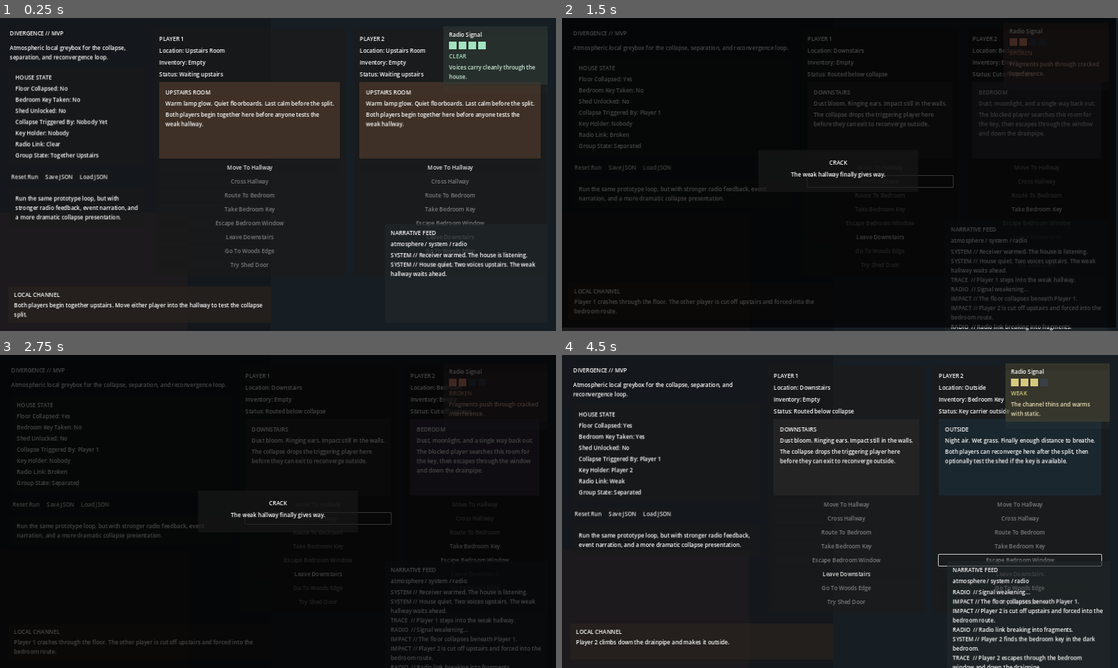
Above: before the commit, frames 1-4 (two rows, left to right).
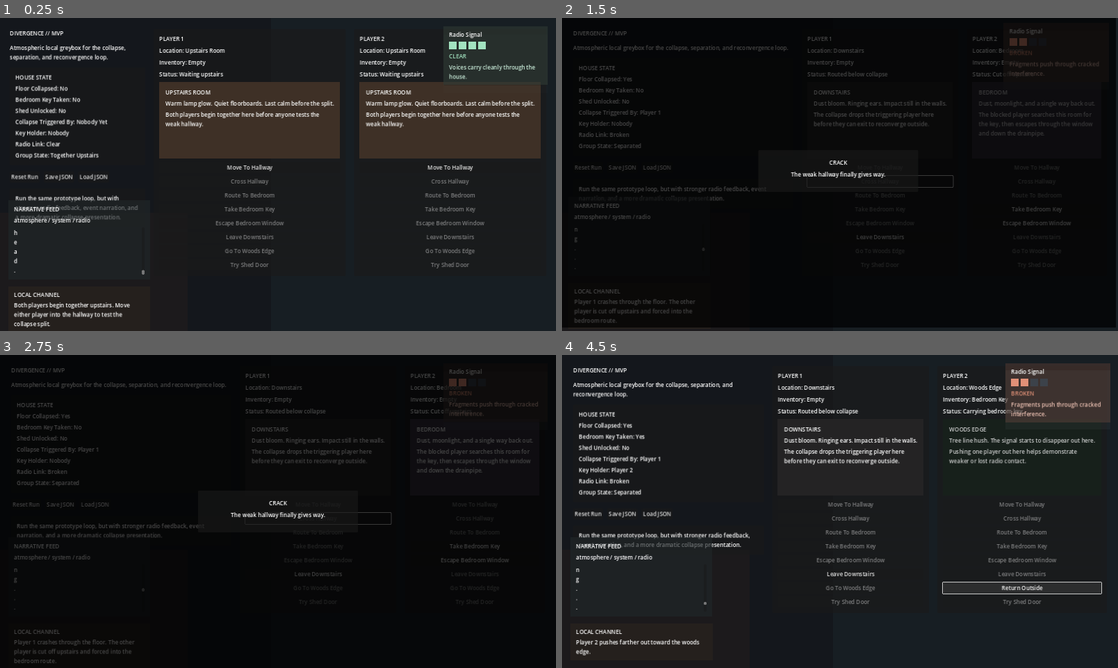
Above: after the commit, the same moments.

Repository: gazman187/DivergenceMVP
Game: Godot game, scene res://scenes/main/Main.tscn
The game is run twice, just before and just after one commit, with the same random seed, the same clock (stepped at 60 frames per second) and the same inputs.
Inputs:
- Up to frame 1 (0.25 s): no input
- Up to frame 2 (1.5 s): click "Move To Hallway" at 0.5 s; click "Cross Hallway" at 1.25 s
- Up to frame 3 (2.75 s): click "Leave Downstairs" at 2 s
- Up to frame 4 (4.5 s): click "Take Bedroom Key" at 2.75 s; click "Escape Bedroom Window" at 3.5 s; click "Go To Woods Edge" at 4.25 s

The runs differ from the first frame. In frame 1, 2.0% of the frame differs, in the area x 2-97%, y 58-99%; in frame 2, 1.7%; in frame 3, 1.6%; in frame 4, 6.9%, in the area x 2-99%, y 2-100%.

Commit message:
Fix event feed blocking player controls

Diff:
--- a/scenes/ui/EventFeed.tscn
+++ b/scenes/ui/EventFeed.tscn
@@ -1,10 +1,14 @@
 [gd_scene format=3]
 
 [node name="EventFeed" type="PanelContainer"]
-offset_left = 1108.0
-offset_top = 592.0
-offset_right = 1576.0
-offset_bottom = 876.0
+custom_minimum_size = Vector2(0, 228)
+anchor_top = 1.0
+anchor_bottom = 1.0
+offset_left = 24.0
+offset_top = -376.0
+offset_right = 432.0
+offset_bottom = -148.0
+mouse_filter = 1
 
 [node name="SignalGlow" type="ColorRect" parent="."]
 anchors_preset = 15
@@ -15,6 +19,7 @@
 offset_right = -10.0
 offset_bottom = -10.0
 color = Color(0.22, 0.33, 0.37, 0.14)
+mouse_filter = 2
 
 [node name="MarginContainer" type="MarginContainer" parent="."]
 theme_override_constants/margin_left = 16
@@ -23,15 +28,24 @@
 theme_override_constants/margin_bottom = 14
 
 [node name="VBoxContainer" type="VBoxContainer" parent="MarginContainer"]
+size_flags_vertical = 3
 theme_override_constants/separation = 8
 
 [node name="FeedTitle" type="Label" parent="MarginContainer/VBoxContainer"]
 text = "NARRATIVE FEED"
+mouse_filter = 2
 
 [node name="FeedCaption" type="Label" parent="MarginContainer/VBoxContainer"]
 text = "atmosphere / system / radio"
+mouse_filter = 2
 
-[node name="EventFeedEntries" type="Label" parent="MarginContainer/VBoxContainer"]
+[node name="FeedScroll" type="ScrollContainer" parent="MarginContainer/VBoxContainer"]
+custom_minimum_size = Vector2(0, 132)
+size_flags_vertical = 3
+horizontal_scroll_mode = 0
+
+[node name="EventFeedEntries" type="Label" parent="MarginContainer/VBoxContainer/FeedScroll"]
+size_flags_vertical = 3
 autowrap_mode = 3
-vertical_alignment = 1
 text = "SYSTEM // Waiting for movement."
+mouse_filter = 2
--- a/scenes/ui/InteractionPrompt.tscn
+++ b/scenes/ui/InteractionPrompt.tscn
@@ -1,10 +1,13 @@
 [gd_scene format=3]
 
 [node name="InteractionPrompt" type="PanelContainer"]
+anchor_top = 1.0
+anchor_bottom = 1.0
 offset_left = 24.0
-offset_top = 772.0
-offset_right = 780.0
-offset_bottom = 876.0
+offset_top = -128.0
+offset_right = 432.0
+offset_bottom = -24.0
+mouse_filter = 2
 
 [node name="SignalGlow" type="ColorRect" parent="."]
 anchors_preset = 15
@@ -15,6 +18,7 @@
 offset_right = -8.0
 offset_bottom = -8.0
 color = Color(0.45, 0.31, 0.18, 0.12)
+mouse_filter = 2
 
 [node name="MarginContainer" type="MarginContainer" parent="."]
 theme_override_constants/margin_left = 16
@@ -27,7 +31,9 @@
 
 [node name="PromptTitle" type="Label" parent="MarginContainer/VBoxContainer"]
 text = "LOCAL CHANNEL"
+mouse_filter = 2
 
 [node name="PromptText" type="Label" parent="MarginContainer/VBoxContainer"]
 autowrap_mode = 3
 text = "Placeholder interaction prompt."
+mouse_filter = 2
--- a/scenes/ui/RadioStatus.tscn
+++ b/scenes/ui/RadioStatus.tscn
@@ -1,10 +1,13 @@
 [gd_scene format=3]
 
 [node name="RadioStatus" type="PanelContainer"]
-offset_left = 1276.0
+anchor_left = 1.0
+anchor_right = 1.0
+offset_left = -324.0
 offset_top = 24.0
-offset_right = 1576.0
+offset_right = -24.0
 offset_bottom = 174.0
+mouse_filter = 2
 
 [node name="SignalGlow" type="ColorRect" parent="."]
 anchors_preset = 15
@@ -15,6 +18,7 @@
 offset_right = -8.0
 offset_bottom = -8.0
 color = Color(0.35, 0.54, 0.44, 0.1)
+mouse_filter = 2
 
 [node name="MarginContainer" type="MarginContainer" parent="."]
 theme_override_constants/margin_left = 16
@@ -27,32 +31,40 @@
 
 [node name="StatusTitle" type="Label" parent="MarginContainer/VBoxContainer"]
 text = "Radio Signal"
+mouse_filter = 2
 
 [node name="BarRow" type="HBoxContainer" parent="MarginContainer/VBoxContainer"]
 theme_override_constants/separation = 6
+mouse_filter = 2
 
 [node name="SignalBar1" type="ColorRect" parent="MarginContainer/VBoxContainer/BarRow"]
 custom_minimum_size = Vector2(22, 10)
 color = Color(0.63, 0.89, 0.75, 1)
+mouse_filter = 2
 
 [node name="SignalBar2" type="ColorRect" parent="MarginContainer/VBoxContainer/BarRow"]
 custom_minimum_size = Vector2(22, 14)
 color = Color(0.63, 0.89, 0.75, 1)
+mouse_filter = 2
 
 [node name="SignalBar3" type="ColorRect" parent="MarginContainer/VBoxContainer/BarRow"]
 custom_minimum_size = Vector2(22, 18)
 color = Color(0.63, 0.89, 0.75, 1)
+mouse_filter = 2
 
 [node name="SignalBar4" type="ColorRect" parent="MarginContainer/VBoxContainer/BarRow"]
 custom_minimum_size = Vector2(22, 22)
 color = Color(0.63, 0.89, 0.75, 1)
+mouse_filter = 2
 
 [node name="StatusValue" type="Label" parent="MarginContainer/VBoxContainer"]
 text = "Clear"
+mouse_filter = 2
 
 [node name="FlavorText" type="Label" parent="MarginContainer/VBoxContainer"]
 autowrap_mode = 3
 text = "Voices carry cleanly through the house."
+mouse_filter = 2
 
 [node name="StaticLine" type="ColorRect" parent="."]
 offset_left = 18.0
@@ -60,3 +72,4 @@
 offset_right = 282.0
 offset_bottom = 24.0
 color = Color(0.88, 0.95, 0.92, 0.14)
+mouse_filter = 2
--- a/scripts/ui/UIManager.gd
+++ b/scripts/ui/UIManager.gd
@@ -1,7 +1,7 @@
 extends Control
 class_name UIManager
 
-const MAX_FEED_LINES := 7
+const MAX_FEED_LINES := 32
 const RADIO_STYLES := {
 	"Clear": {
 		"bars": 4,
@@ -31,7 +31,8 @@
 
 @onready var _prompt_frame: PanelContainer = $InteractionPrompt
 @onready var _prompt_label: Label = $InteractionPrompt/MarginContainer/VBoxContainer/PromptText
-@onready var _event_feed_label: Label = $EventFeed/MarginContainer/VBoxContainer/EventFeedEntries
+@onready var _event_feed_scroll: ScrollContainer = $EventFeed/MarginContainer/VBoxContainer/FeedScroll
+@onready var _event_feed_label: Label = $EventFeed/MarginContainer/VBoxContainer/FeedScroll/EventFeedEntries
 @onready var _radio_panel: PanelContainer = $RadioStatus
 @onready var _radio_value: Label = $RadioStatus/MarginContainer/VBoxContainer/StatusValue
 @onready var _radio_flavor: Label = $RadioStatus/MarginContainer/VBoxContainer/FlavorText
@@ -167,6 +168,11 @@
 		_event_feed_lines.pop_front()
 
 	_event_feed_label.text = "\n".join(_event_feed_lines)
+	call_deferred("_scroll_feed_to_latest")
+
+
+func _scroll_feed_to_latest() -> void:
+	_event_feed_scroll.scroll_vertical = int(_event_feed_scroll.get_v_scroll_bar().max_value)
 
 
 func _tone_prefix(tone: String) -> String:
